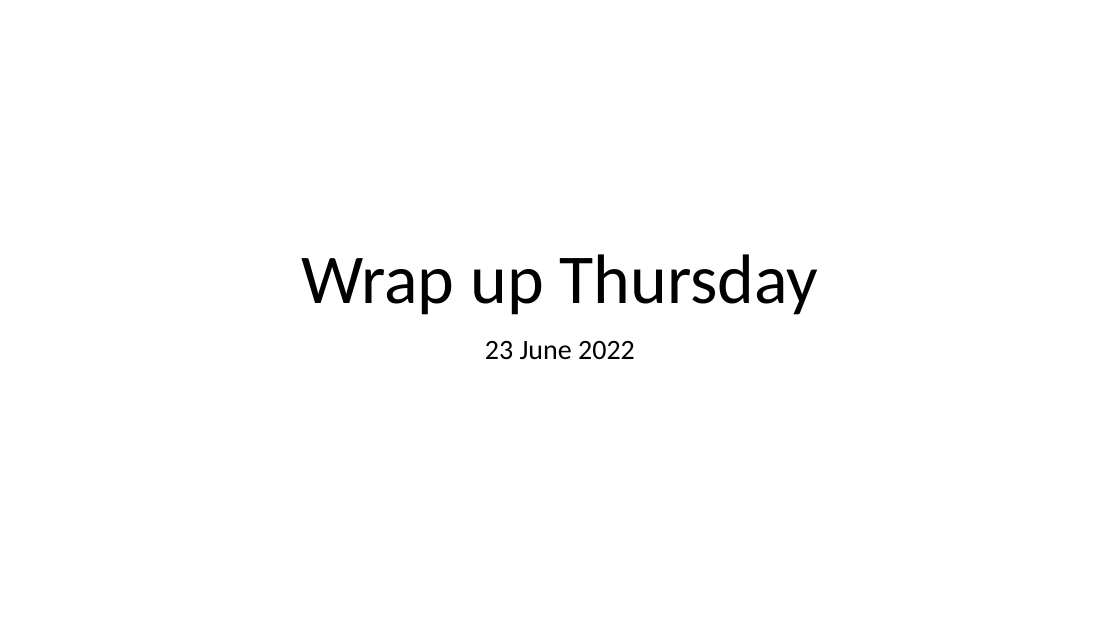
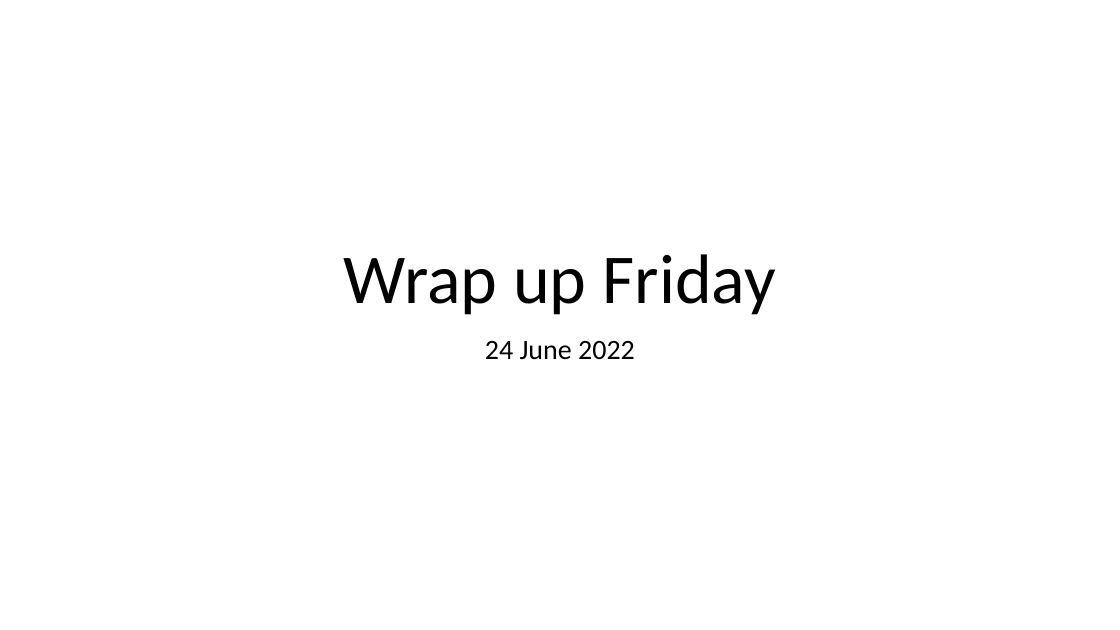
Before and after one commit to GTPB/IBIP22, a slide deck: slide 1 of pages/Wrap_up_Friday.pptx. Drawn at 1120x630 pixels with LibreOffice and Linux fonts; fonts in the diff are those of the drawing. Boxes give left, top, right and bottom in pixels: in the first picture for what was removed or moved away, otherwise in the second. Text is boxed around its words. In the diff, an @@ line names an element or a change of style, - is before the commit and + after.

Commit message:
update wrap-up. clean up proteogenomics searches

```diff
--- a/pages/Wrap_up_Friday.pptx
+++ b/pages/Wrap_up_Friday.pptx
@@ text at <box>344,254,776,315</box>: text changed @@
-Wrap up Thursday
+Wrap up Friday
@@ text at <box>485,341,635,360</box>: text changed @@
-23 June 2022
+24 June 2022
```
Also in this commit, not shown: 4 slides added, 3 other files.
